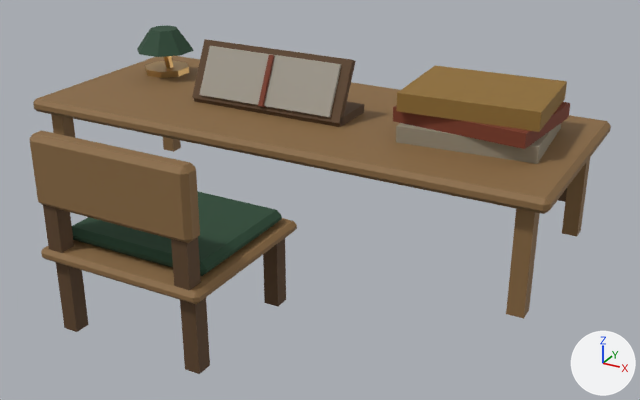
What one commit did to the glTF model fe/public/furnitures/models/25.glb.
The view is the same before and after, from a 50 mm camera at (2.39, -3.07, 2.22) aimed at (0.31, 0.71, 0.34). Arrows for +X, +Y and +Z are at lower right; the lights stay in place. The older version comes first. Vertices at exactly the same position are counted once.

In view in the first picture: 'furniture_25_reading_desk'.
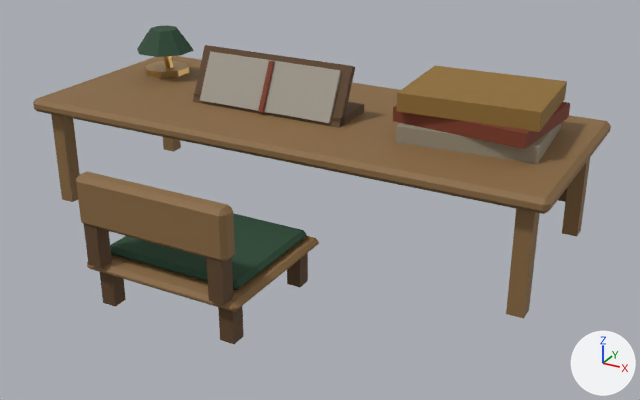
The newer file is also rescaled (x1.031) as a whole; pictures and numbers use the older file's frame.

Pixel boxes (x1, y1, x2, y2) of what changed, in the pictures (640 x 400 px; the box of a moved part takes in the faces that stretch with it):
'furniture_25_reading_desk', reshaped (9% shorter): before (30, 25, 611, 374); after (33, 25, 611, 344)
part 1 of me_furniture_25_reading_desk, moved or reshaped: before (41, 218, 297, 304); after (87, 236, 319, 312)
part 2 of me_furniture_25_reading_desk, moved or reshaped: before (30, 130, 200, 243); after (76, 171, 235, 262)
part 3 of me_furniture_25_reading_desk, moved or reshaped: before (192, 39, 356, 124); after (193, 45, 355, 128)
part 4 of me_furniture_25_reading_desk, moved or reshaped: before (56, 263, 89, 332); after (100, 272, 126, 306)
part 5 of me_furniture_25_reading_desk, moved or reshaped: before (180, 298, 210, 374); after (218, 306, 244, 344)
part 6 of me_furniture_25_reading_desk, moved or reshaped: before (263, 238, 286, 307); after (287, 253, 308, 287)
part 7 of me_furniture_25_reading_desk, moved or reshaped: before (43, 205, 74, 253); after (84, 224, 112, 268)
part 8 of me_furniture_25_reading_desk, moved or reshaped: before (171, 237, 201, 290); after (206, 256, 233, 305)
part 9 of me_furniture_25_reading_desk, moved or reshaped: before (199, 46, 342, 118); after (200, 51, 341, 123)
part 10 of me_furniture_25_reading_desk, moved or reshaped: before (258, 55, 275, 107); after (258, 61, 275, 113)
part 11 of me_furniture_25_reading_desk, moved or reshaped: before (72, 191, 282, 276); after (110, 213, 307, 290)

The change, as a diff of the scene's bpy script:
```diff
--- a/fe/public/furnitures/models/25.glb.py
+++ b/fe/public/furnitures/models/25.glb.py
@@ me_furniture_25_reading_desk @@
 # used by ob_furniture_25_reading_desk; location = (0.0, 0.0, 0.0)
-me_furniture_25_reading_desk.from_pydata(...)  # 280 vertices, 444 faces; spans x -1.55..1.55, y -0.56..1.8, z 0.0..1.0
+me_furniture_25_reading_desk.from_pydata(...)  # 280 vertices, 444 faces; spans x -1.55..1.55, y -0.32..1.8, z 0.0..0.97
+# me_furniture_25_reading_desk part 1: the loose piece of 24 vertices spanning x -0.44..0.44, y -0.56..0.27, z 0.37..0.43 is scaled about its middle by (1, 0.939, 0.773), then moved by (0.0, 0.24, -0.18)
+# me_furniture_25_reading_desk part 2: the loose piece of 24 vertices spanning x -0.42..0.42, y -0.56..-0.46, z 0.64..0.97 is scaled about its middle by (1, 1, 0.741), then moved by (0.0, 0.24, -0.23)
+# me_furniture_25_reading_desk part 3: the loose piece of 8 vertices spanning x -0.68..0.29, y 0.95..1.14, z 0.67..1.0 is moved by (0.0, 0.0, -0.03)
+# me_furniture_25_reading_desk part 4: the loose piece of 8 vertices spanning x -0.39..-0.31, y -0.51..-0.43, z 0.0..0.37 is scaled about its middle by (1, 1, 0.526), then moved by (0.0, 0.27, -0.09)
+# me_furniture_25_reading_desk part 5: the loose piece of 8 vertices spanning x 0.31..0.39, y -0.51..-0.43, z 0.0..0.37 is scaled about its middle by (1, 1, 0.526), then moved by (0.0, 0.27, -0.09)
+# me_furniture_25_reading_desk part 6: the loose piece of 8 vertices spanning x 0.31..0.39, y 0.14..0.22, z 0.0..0.37 is scaled about its middle by (1, 1, 0.526), then moved by (0.0, 0.22, -0.09)
+# me_furniture_25_reading_desk part 7: the loose piece of 8 vertices spanning x -0.39..-0.31, y -0.54..-0.46, z 0.43..0.76 is moved by (0.0, 0.23, -0.18)
+# me_furniture_25_reading_desk part 8: the loose piece of 8 vertices spanning x 0.31..0.39, y -0.54..-0.46, z 0.43..0.76 is moved by (0.0, 0.23, -0.18)
+# me_furniture_25_reading_desk part 9: the loose piece of 8 vertices spanning x -0.62..0.23, y 0.95..1.1, z 0.7..0.98 is moved by (0.0, 0.0, -0.03)
+# me_furniture_25_reading_desk part 10: the loose piece of 8 vertices spanning x -0.21..-0.18, y 0.93..1.09, z 0.7..0.98 is moved by (0.0, 0.0, -0.03)
+# me_furniture_25_reading_desk part 11: the loose piece of 24 vertices spanning x -0.39..0.39, y -0.44..0.22, z 0.43..0.49 is scaled about its middle by (1.01, 0.985, 0.714), then moved by (0.0, 0.24, -0.19)
+# other edits to the shape of me_furniture_25_reading_desk do not show in these pictures
 me_furniture_25_reading_desk.materials.append(mat_m_wood)
```
